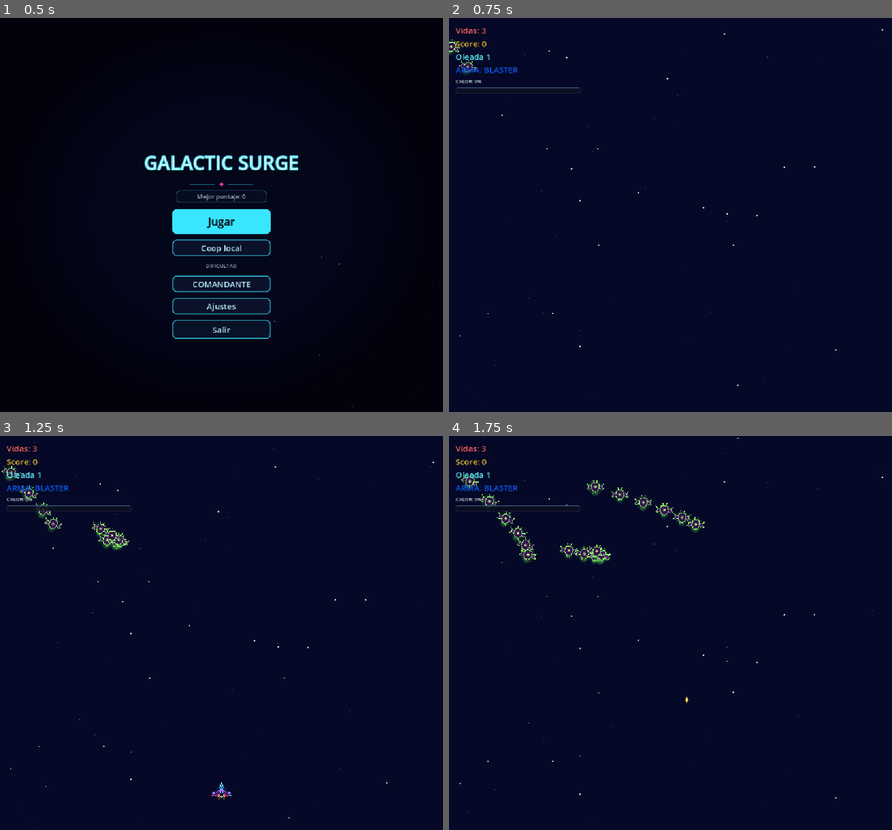
Above: before the commit, frames 1-4 (two rows, left to right).
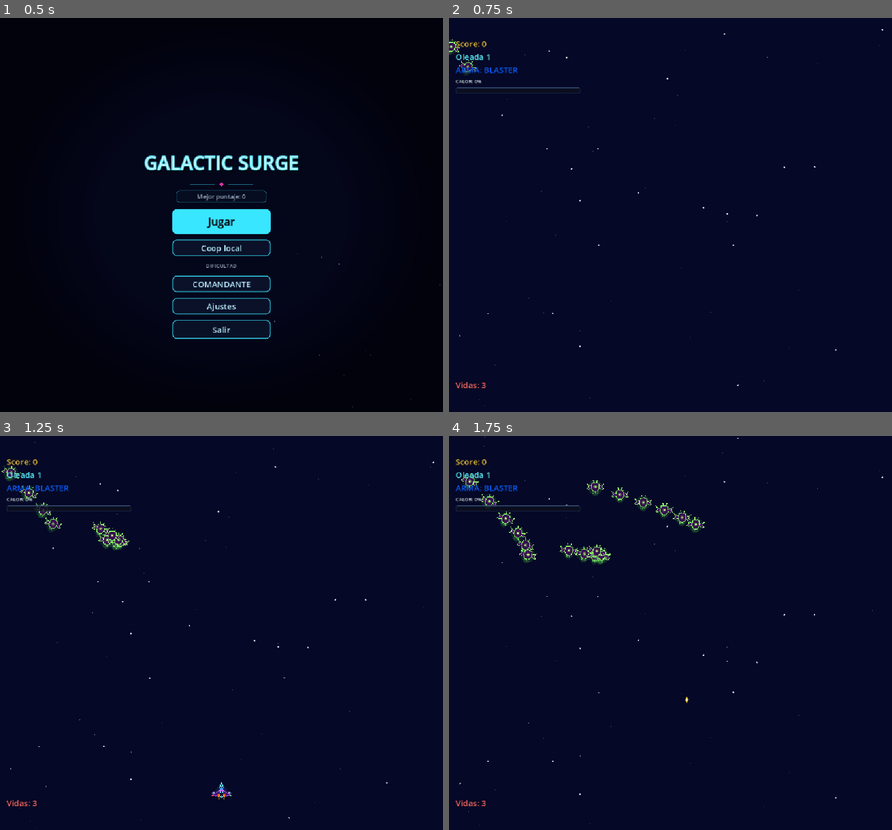
Above: after the commit, the same moments.

Repository: Frank-0511/galactic-surge
Game: Godot game, scene res://scenes/main/main.tscn
Same seed, same stepped clock (60 frames per second), same inputs: the game is played once before the commit and once after it.
Inputs (mouse positions are in pixels of both pictures, inside the frame that each line leads up to):
- Up to frame 1 (0.5 s): no input
- Up to frame 2 (0.75 s): click "Jugar" at 0.5 s
- Up to frame 3 (1.25 s): no input
- Up to frame 4 (1.75 s): tap Enter at 1.25 s; move the mouse to (767, 613) at 1.27 s; hold Right (move_right) from 1.28 s (still down); tap Space (shoot) at 1.35 s; click (767, 613) at 1.42 s

Frame 1 is identical in both runs. In frame 2, 0.1% of the frame differs, in the area x 1-9%, y 2-94%; in frame 3, 0.1%; in frame 4, 0.1%.

Commit message:
feat(etapa-20): vidas de J1 abajo a la izquierda (spec S7)

Diff:
--- a/scenes/ui/hud.gd
+++ b/scenes/ui/hud.gd
@@ -51,6 +51,7 @@
 
 func _ready() -> void:
 	_make_passive()
+	_move_p1_lives_bottom_left()
 	_init_styles()
 	_init_wave_cleared_banner()
 	set_active_weapon(_current_weapon_type)
@@ -250,6 +251,27 @@
 		_p2_panel.mouse_filter = Control.MOUSE_FILTER_IGNORE
 		add_child(_p2_panel)
 	return _p2_panel
+
+
+## Bottom-left panel for J1 lives (spec S7, Etapa 20): J1 lives move out of the top stack.
+func _move_p1_lives_bottom_left() -> void:
+	if _lives_label == null:
+		return
+	var panel: VBoxContainer = VBoxContainer.new()
+	panel.name = "P1BottomPanel"
+	panel.anchor_left = 0.0
+	panel.anchor_top = 1.0
+	panel.anchor_right = 0.0
+	panel.anchor_bottom = 1.0
+	panel.offset_left = 16.0
+	panel.offset_top = -80.0
+	panel.offset_right = 260.0
+	panel.offset_bottom = -16.0
+	panel.grow_horizontal = 1
+	panel.grow_vertical = 0
+	panel.mouse_filter = Control.MOUSE_FILTER_IGNORE
+	add_child(panel)
+	_lives_label.reparent(panel)
 
 
 ## Bottom-right panel for J2 lives and weapon level (spec S7, Etapa 20).
--- a/tests/etapa_20_contract_test.gd
+++ b/tests/etapa_20_contract_test.gd
@@ -33,6 +33,7 @@
 	_check_hud_is_passive()
 	_check_hud_p2_matches_p1_style()
 	_check_hud_p2_lives_bottom_right()
+	_check_hud_p1_lives_bottom_left()
 
 	if _failures == 0:
 		print("ETAPA 20 CONTRACT TESTS: ALL PASSED")
@@ -357,8 +358,8 @@
 	hud.call("set_lives_p2", 2)
 	hud.call("set_score_p2", 10)
 	hud.call("set_heat_p2", 10.0, 100.0, false)
-	var lives_p1: Label = hud.get_node("Margin/LivesLabel") as Label
-	var score_p1: Label = hud.get_node("Margin/ScoreLabel") as Label
+	var lives_p1: Label = hud.get("_lives_label") as Label
+	var score_p1: Label = hud.get("_score_label") as Label
 	var lives_p2: Label = hud.get("_lives_p2_label") as Label
 	var score_p2: Label = hud.get("_score_p2_label") as Label
 	_expect(lives_p2 != null and lives_p2.get_theme_color("font_color") == lives_p1.get_theme_color("font_color"), "Contrato 17a: color de vidas de J2 igual al de J1")
@@ -381,6 +382,19 @@
 
 
 # ---------------------------------------------------------------------------
+# 19. HUD (spec S7): vidas de J1 abajo a la izquierda
+# ---------------------------------------------------------------------------
+func _check_hud_p1_lives_bottom_left() -> void:
+	var hud: Node = (load("res://scenes/ui/hud.tscn") as PackedScene).instantiate()
+	get_root().add_child(hud)
+	var lives_p1: Label = hud.get("_lives_label") as Label
+	var bottom: Control = hud.get_node_or_null("P1BottomPanel") as Control
+	_expect(bottom != null and bottom.anchor_top == 1.0 and bottom.anchor_left == 0.0, "Contrato 19a: panel inferior de J1 anclado abajo a la izquierda")
+	_expect(lives_p1 != null and bottom != null and lives_p1.get_parent() == bottom, "Contrato 19b: vidas de J1 viven en el panel inferior izquierdo")
+	hud.queue_free()
+
+
+# ---------------------------------------------------------------------------
 # 2. J2 uses its own action names
 # ---------------------------------------------------------------------------
 func _check_player_two_uses_own_actions() -> void:
